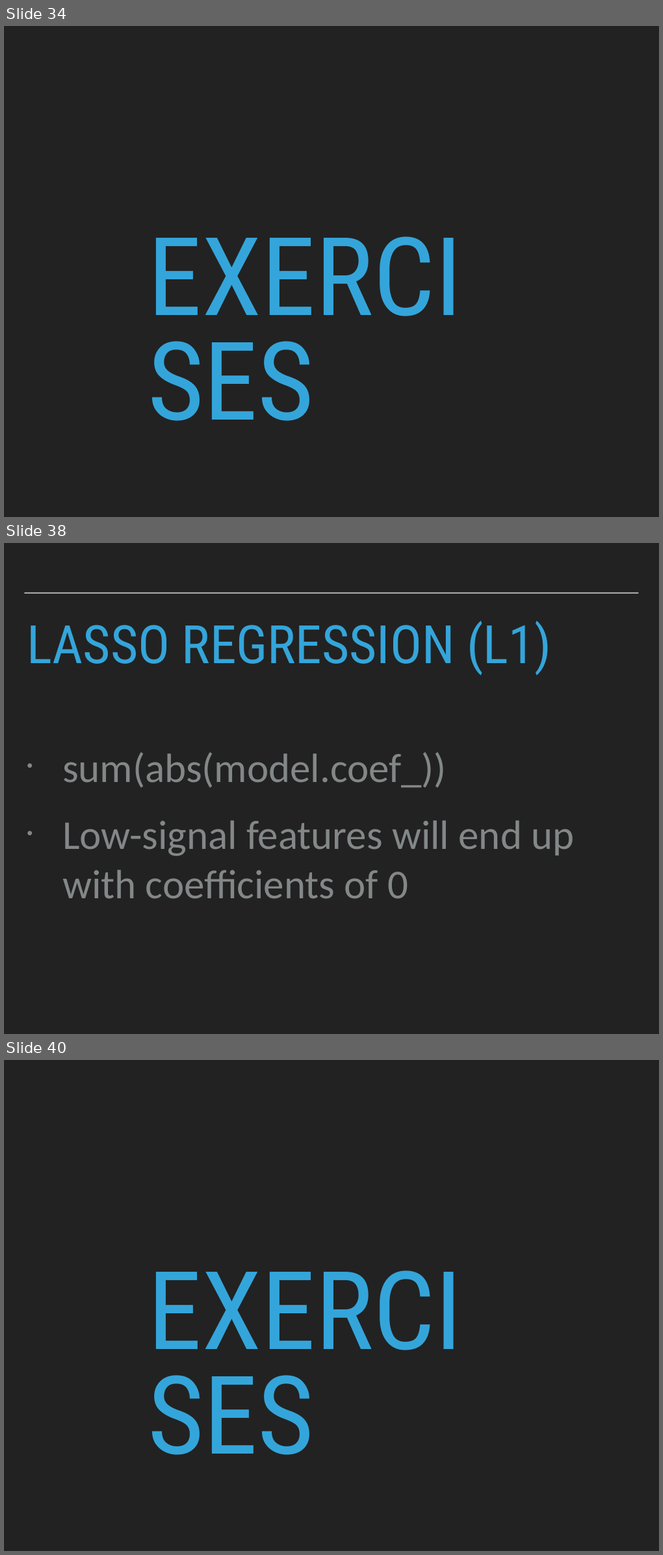
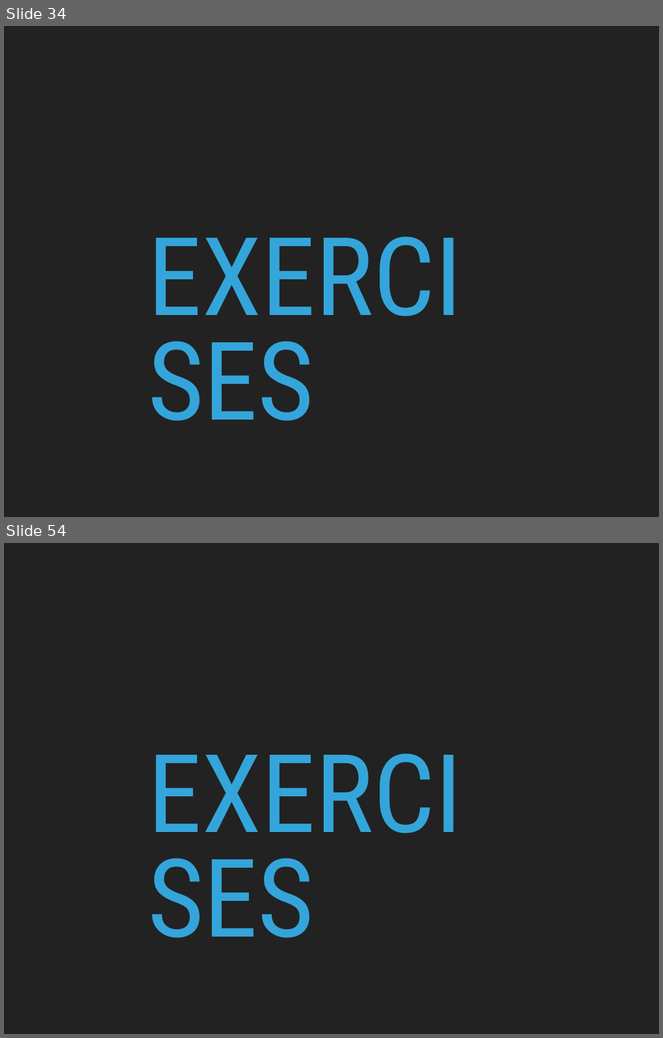
Before and after one commit to patricks1/noble-machine-learning, a slide deck: Session2/Session2_Slides.pptx. Shown one above the other, each under a label of ours: slides 34, 38 and 40 before the commit, slides 34 and 54 after it; the slides between them are not shown. The pictures are 663x1555 and 663x1038 pixels, drawn with LibreOffice and Linux fonts; fonts in the diff are those of the drawing. Boxes give left, top, right and bottom in pixels: in the first picture for what was removed or moved away, otherwise in the second. Text is boxed around its words. In the diff, an @@ line names an element or a change of style, - is before the commit and + after.

```diff
--- a/Session2/Session2_Slides.pptx
+++ b/Session2/Session2_Slides.pptx
@@ slide 38 removed at <box>4,543,659,1034</box>, background #222222 @@
@@ line removed from (24, 593) to (639, 593) @@
@@ title removed at <box>27,621,551,676</box> @@
-LASSO REGRESSION (L1)
@@ text removed at <box>62,752,574,899</box> @@
-• sum(abs(model.coef_))
-• Low-signal features will end up with coefficients of 0
@@ what was slide 40 is now slide 54 @@
```
Also in this commit, not shown: 4 slides changed, 39 slides added, 24 other slides removed, 3 other files.
